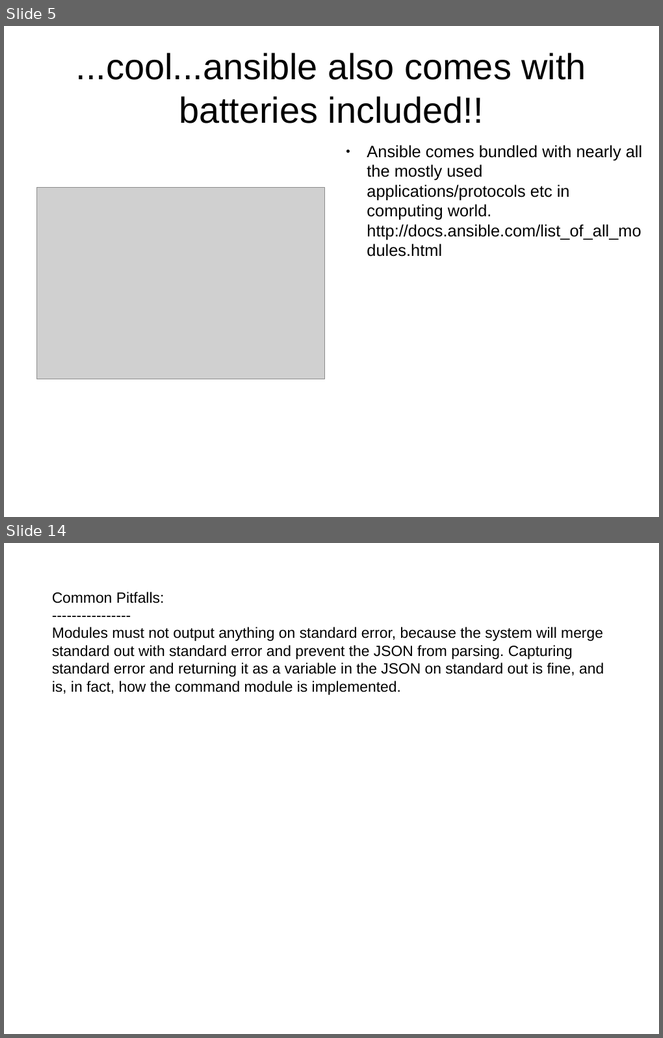
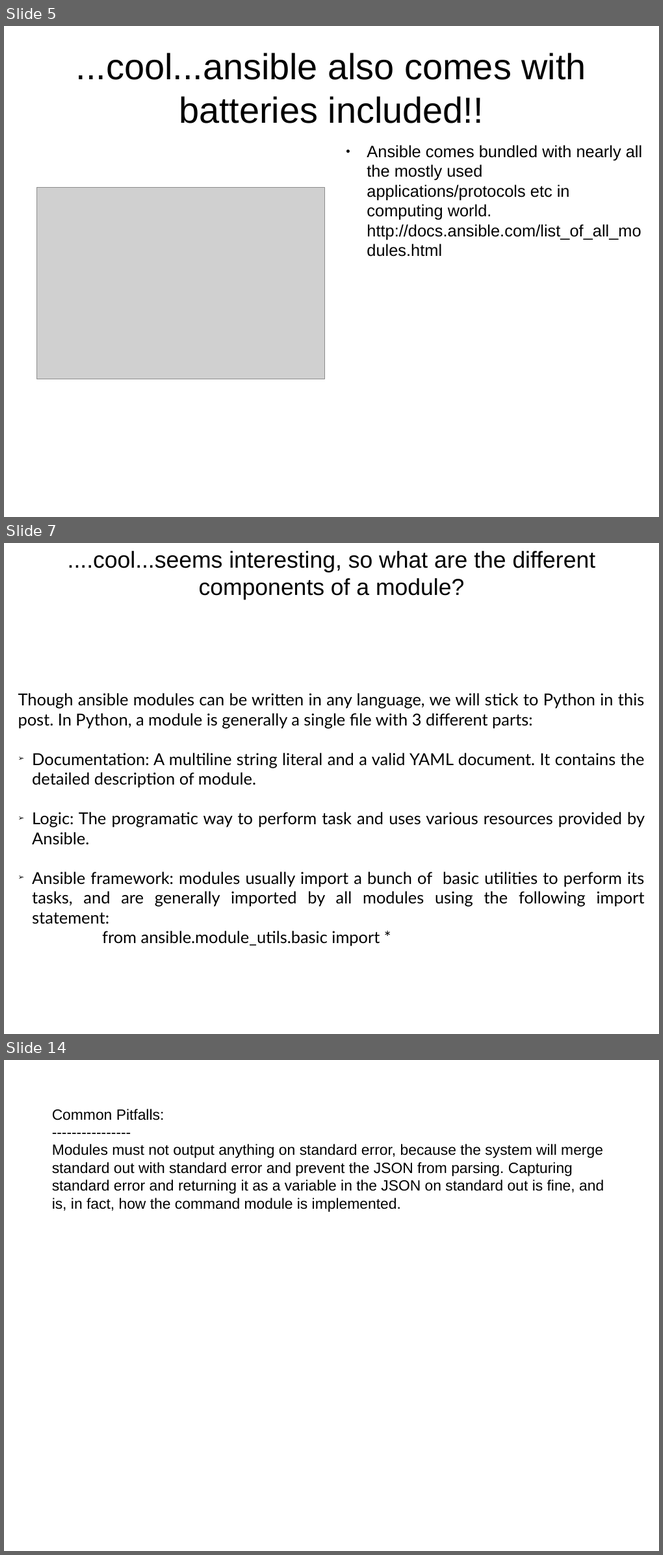
Before and after one commit to hellodk/ansible-meetup-bangalore, a slide deck: Contributing _to_Ansible.odp. Shown one above the other, each under a label of ours: slides 5 and 14 before the commit, slides 5, 7 and 14 after it; the slides between them are not shown. The pictures are 663x1038 and 663x1555 pixels, drawn with LibreOffice and Linux fonts; fonts in the diff are those of the drawing; grey boxes stand for pictures. Boxes give left, top, right and bottom in pixels: in the first picture for what was removed or moved away, otherwise in the second. Text is boxed around its words. In the diff, an @@ line names an element or a change of style, - is before the commit and + after.

```diff
--- a/Contributing _to_Ansible.odp
+++ b/Contributing _to_Ansible.odp
@@ slide 7 added at (4, 543, 659, 1034), background #FFFFFF @@
@@ title added at (68, 551, 596, 600), 28 pt, text #000000 @@
+....cool...seems interesting, so what are the different components of a module?
@@ subtitle added at (18, 693, 645, 947), 20 pt, text #000000 @@
+Though ansible modules can be written in any language, we will stick to Python in this post. In Python, a module is generally a single file with 3 different parts:
+➢ Documentation: A multiline string literal and a valid YAML document. It contains the detailed description of module.
+➢ Logic: The programatic way to perform task and uses various resources provided by Ansible.
+➢ Ansible framework: modules usually import a bunch of basic utilities to perform its tasks, and are generally imported by all modules using the following import statement:
+          from ansible.module_utils.basic import *
```
Also in this commit, not shown: 2 slides changed, 3 other slides added, 4 slides removed, 1 other file.
